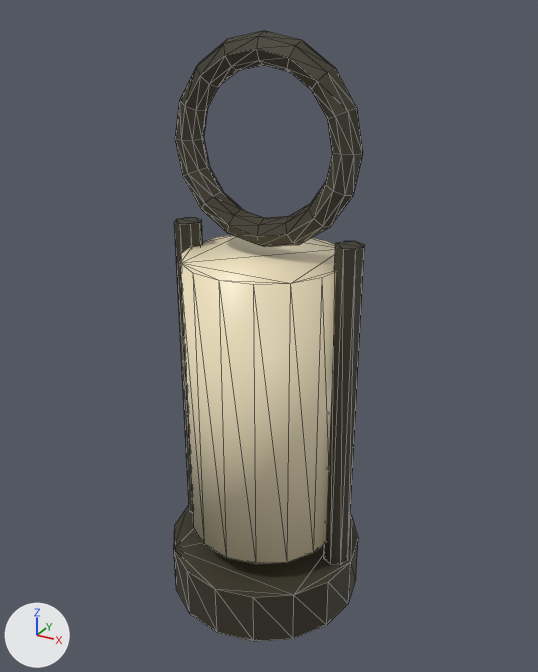
One commit to the glTF model public/models/lantern.glb: the scene before it, then after it.
Camera for both pictures: a 50 mm lens placed at (0.287, -0.515, 0.517), pointed at (0.002, 0.004, 0.257). Every picture has the same lights, and +X, +Y and +Z are marked at lower left. The picture after the commit comes second. Mesh edges are drawn as thin lines. Vertices at exactly the same position are counted once.

In view in the first picture: 'Lantern_Body', 'Lantern_Glass', 'Lantern_Handle'.
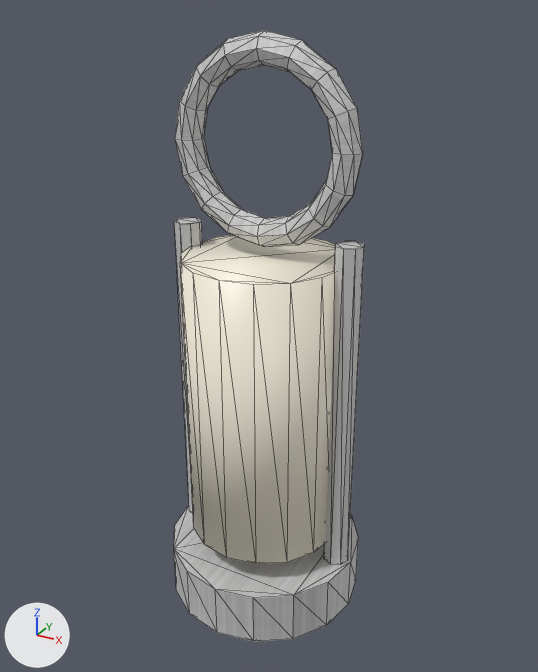
Scene script edits in JSON lines:
```json
{"op": "add", "block": "img_metal_rough", "code": ["img_metal_rough = load_image('metal_rough', '_unpacked/metal_rough', 256, 256, 'Non-Color')"]}
{"op": "add", "block": "img_metal_albedo", "code": ["img_metal_albedo = load_image('metal_albedo', '_unpacked/metal_albedo', 256, 256, 'sRGB')"]}
{"block": "mat_m_lanternmetal", "change": "nodes: BsdfPrincipled, Mix, OutputMaterial, VertexColor"}
{"block": "mat_m_lanternmetal", "change": "colours: grey #878376, mixed with the vertex colours"}
{"block": "mat_m_lanternmetal", "change": "nodes: BsdfPrincipled, Math, OutputMaterial, SeparateColor, TexImage x2"}
{"block": "mat_m_lanternmetal", "change": "uses the picture img_metal_albedo"}
{"block": "mat_m_lanternmetal", "change": "uses the picture img_metal_rough"}
{"block": "mat_m_lanternglass", "where": "n0 = _N.new('ShaderNodeBsdfPrincipled'); n0.name = 'Principled BSDF'"}
{"op": "add", "block": "mat_m_lanternglass", "code": "n0.inputs[0].default_value = (0.965, 0.902, 0.749, 1.0)  # 'Base Color', pale yellow #fbf4e0"}
{"op": "remove", "block": "mat_m_lanternglass", "code": "n2 = _N.new('ShaderNodeMix'); n2.name = 'Mix'"}
{"op": "remove", "block": "mat_m_lanternglass", "code": "n2.data_type = 'RGBA'"}
{"op": "remove", "block": "mat_m_lanternglass", "code": "n2.blend_type = 'MULTIPLY'"}
{"op": "remove", "block": "mat_m_lanternglass", "code": "n2.inputs[0].default_value = 1.0  # 'Factor'"}
{"op": "remove", "block": "mat_m_lanternglass", "code": "n2.inputs[7].default_value = (0.965, 0.902, 0.749, 1.0)  # 'B', pale yellow #fbf4e0"}
{"op": "remove", "block": "mat_m_lanternglass", "code": "n3 = _N.new('ShaderNodeVertexColor'); n3.name = 'Color Attribute'"}
{"op": "remove", "block": "mat_m_lanternglass", "code": "_L.new(n2.outputs[2], n0.inputs[0])  # 'Result' to 'Base Color'"}
{"op": "remove", "block": "mat_m_lanternglass", "code": "_L.new(n3.outputs[0], n2.inputs[6])  # 'Color' to 'A'"}
{"block": "me_lantern_body", "where": "me_lantern_body.from_pydata(...)  # 64 vertices, 116 faces; spans x -0.09..0.09, y -0.09..0.09, z 0.0..0.35"}
{"block": "me_lantern_body", "where": "# used by ob_lantern_body; location = (0.0, 0.0, 0.0)"}
{"block": "me_lantern_body", "change": "me_lantern_body part 1: vertex colours changed"}
{"block": "me_lantern_glass", "where": "me_lantern_glass.from_pydata(...)  # 32 vertices, 60 faces; spans x -0.07..0.07, y -0.07..0.07, z 0.07..0.33"}
{"block": "me_lantern_glass", "where": "# used by ob_lantern_glass; location = (0.0, 0.0, 0.0)"}
{"block": "me_lantern_glass", "change": "me_lantern_glass part 2: vertex colours changed"}
{"block": "me_lantern_handle", "where": "me_lantern_handle.from_pydata(...)  # 128 vertices, 256 faces; spans x -0.082..0.082, y -0.012..0.012, z 0.338..0.502"}
{"block": "me_lantern_handle", "where": "# used by ob_lantern_handle; location = (0.0, 0.0, 0.0)"}
{"block": "me_lantern_handle", "change": "me_lantern_handle part 3: vertex colours changed"}
```

Location of each change, [x1, y1, x2, y2] in pixels of the pictures (538 x 672 px):
```json
{"object": "Lantern_Glass", "change": "recoloured", "before": [180, 235, 336, 564], "after": [180, 235, 336, 564]}
{"object": "Lantern_Body", "change": "surface changed, recoloured", "before": [174, 217, 364, 642], "after": [174, 217, 364, 642], "on screen": "lighter"}
{"object": "Lantern_Handle", "change": "surface changed, recoloured", "before": [175, 30, 363, 247], "after": [175, 30, 363, 247], "on screen": "lighter"}
```
